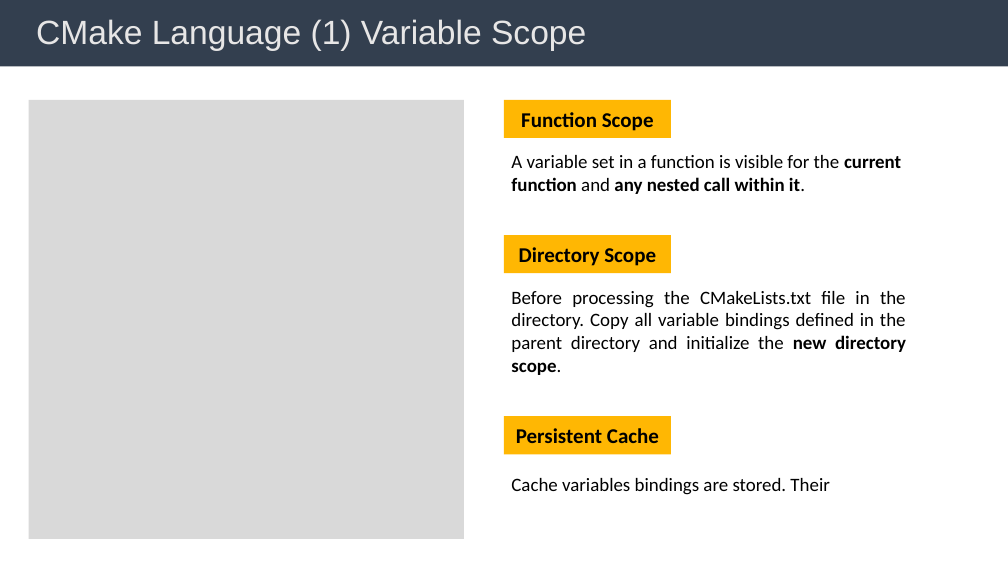
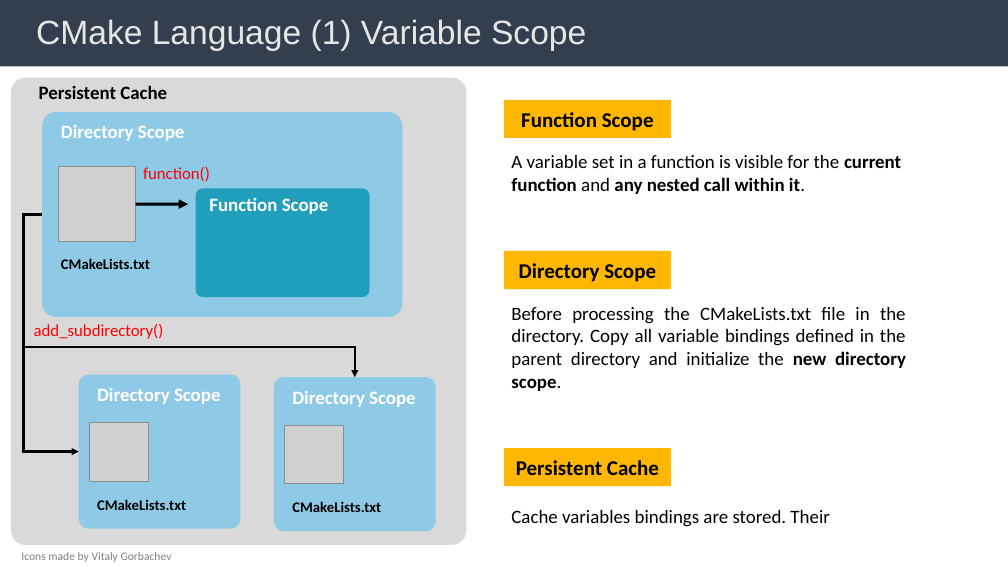
Before and after one commit to BingHanLin/Learn_Modern_CMake, a slide deck: slide 8 of cmake notes.pptx. Drawn at 1008x567 pixels with LibreOffice and Linux fonts; fonts in the diff are those of the drawing; grey boxes stand for pictures; background and template pictures are left out. Boxes give left, top, right and bottom in pixels: in the first picture for what was removed or moved away, otherwise in the second. Text is boxed around its words. In the diff, an @@ line names an element or a change of style, - is before the commit and + after.

Commit message:
update ppt

```diff
--- a/cmake notes.pptx
+++ b/cmake notes.pptx
@@ rounded rectangle: place and size @@
-rounded rectangle at <box>29,100,464,539</box>
+rounded rectangle at <box>11,78,466,545</box>
@@ rounded rectangle at <box>11,78,466,545</box>: rectangle to rounded rectangle @@
@@ text added at <box>39,85,167,99</box>, 18 pt, text #000000, bold @@
+Persistent Cache
@@ group added at <box>42,112,402,317</box>: 4 texts, 2 rounded rectangles, 1 picture, 1 arrow @@
+Directory Scope
+CMakeLists.txt
+Function Scope
+function()
@@ elbow arrow added from (42, 215) to (355, 377), #000000 2.25 pt @@
@@ elbow arrow added from (42, 215) to (79, 451), #000000 2.25 pt @@
@@ rectangle "Directory Scope": place and size @@
-rectangle "Directory Scope" at <box>504,235,671,273</box>
+rectangle "Directory Scope" at <box>504,251,671,289</box>
@@ text "Before processing the CMakeLists.txt file ...": place and size @@
-text "Before processing the CMakeLists.txt file ..." at <box>511,291,906,375</box>
+text "Before processing the CMakeLists.txt file ..." at <box>511,307,906,391</box>
@@ text added at <box>34,324,164,339</box>, 16 pt, text #FF0000 @@
+add_subdirectory()
@@ rectangle "Persistent Cache": place and size @@
-rectangle "Persistent Cache" at <box>504,417,671,454</box>
+rectangle "Persistent Cache" at <box>504,448,671,486</box>
@@ group added at <box>79,375,240,529</box>: 2 texts, 1 rounded rectangle, 1 picture @@
+Directory Scope
+CMakeLists.txt
@@ group added at <box>274,377,436,532</box>: 2 texts, 1 rounded rectangle, 1 picture @@
+Directory Scope
+CMakeLists.txt
@@ text "Cache variables bindings are stored. ...": place and size @@
-text "Cache variables bindings are stored. ..." at <box>511,478,829,495</box>
+text "Cache variables bindings are stored. ..." at <box>511,510,829,527</box>
@@ text added at <box>21,552,172,562</box>, 11 pt, text #808080 @@
+Icons made by Vitaly Gorbachev
```
Also in this commit, not shown: 2 other slides changed, 4 slides added, 2 other files.
